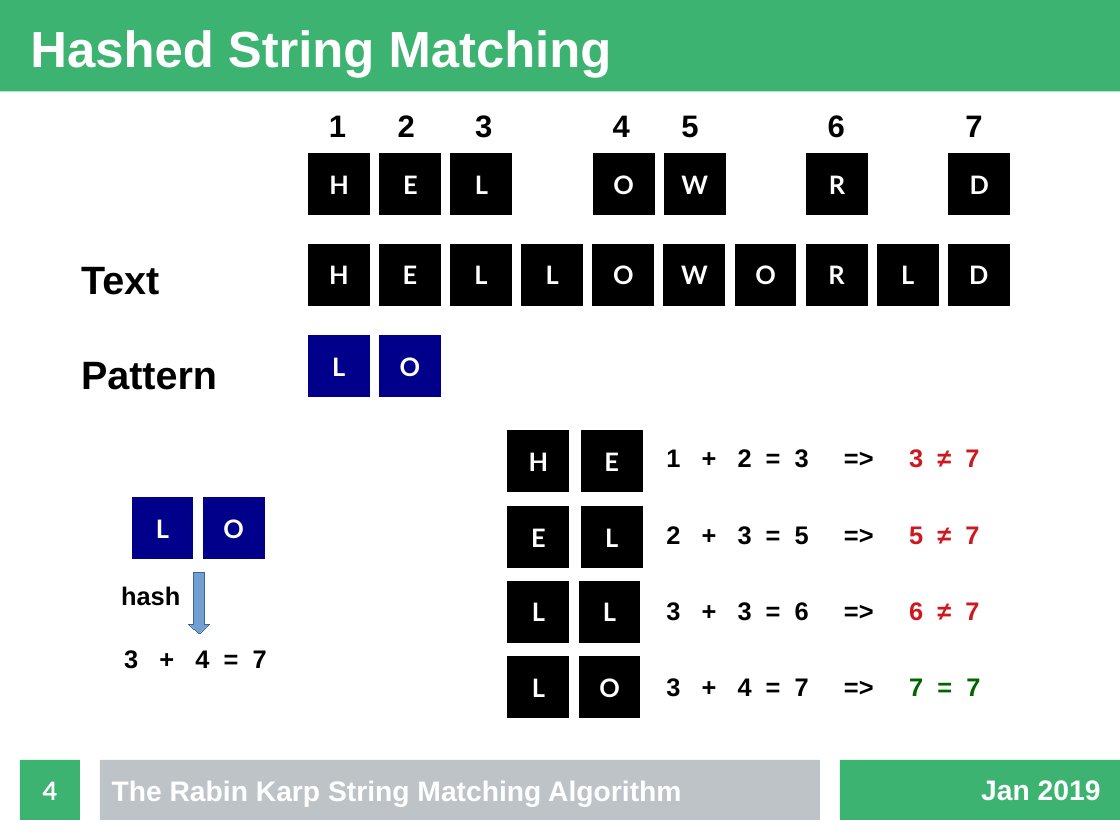
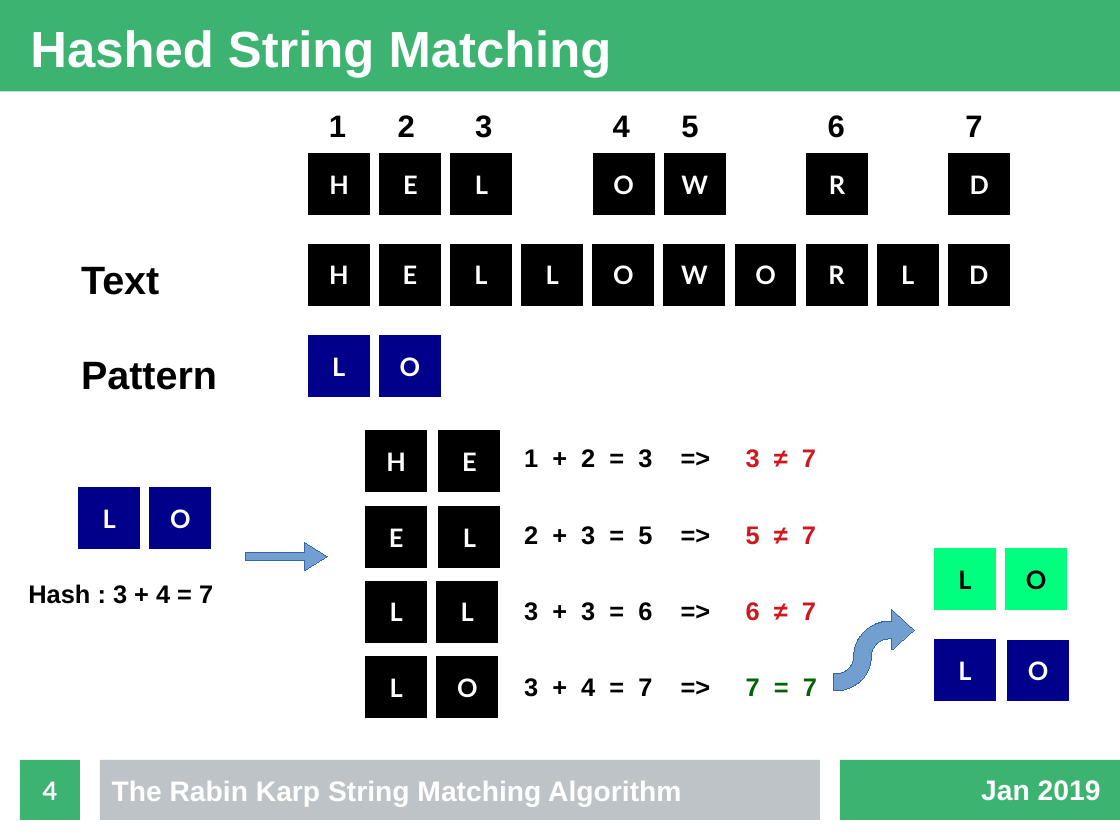
Before and after one commit to fennecinspace/Rabin-Karp, a slide deck: slide 4 of presentation/presentation.odp. Drawn at 1120x840 pixels with LibreOffice and Linux fonts; fonts in the diff are those of the drawing. Boxes give left, top, right and bottom in pixels: in the first picture for what was removed or moved away, otherwise in the second. Text is boxed around its words. In the diff, an @@ line names an element or a change of style, - is before the commit and + after.

```diff
--- a/presentation/presentation.odp
+++ b/presentation/presentation.odp
@@ rectangle "L": place and size @@
-rectangle "L" at <box>132,498,193,559</box>
+rectangle "L" at <box>79,488,140,549</box>
@@ rectangle "O": place and size @@
-rectangle "O" at <box>203,498,264,559</box>
+rectangle "O" at <box>150,488,211,549</box>
@@ 5 rectangles: place and size @@
-5 rectangles at <box>508,431,642,718</box>
+5 rectangles at <box>366,431,500,718</box>
@@ right arrow added at <box>246,543,327,571</box>, fill #729FCF, outline #3465A4 0 pt @@
@@ rectangle added at <box>935,549,996,610</box>, fill #00FF7F, outline #00FF7F 0 pt, 18 pt, text #000000, bold @@
+L
@@ rectangle added at <box>1006,549,1067,610</box>, fill #00FF7F, outline #00FF7F 0 pt, 18 pt, text #000000, bold @@
+O
@@ text at <box>28,584,213,604</box>: text changed @@
-3 + 4 = 7
+Hash : 3 + 4 = 7
@@ text removed at <box>121,586,180,606</box> @@
-hash
@@ down arrow removed at <box>189,573,209,634</box> @@
@@ rectangle "L": place and size @@
-rectangle "L" at <box>508,657,569,718</box>
+rectangle "L" at <box>366,581,427,642</box>
@@ rectangle "L": place and size @@
-rectangle "L" at <box>508,581,569,642</box>
+rectangle "L" at <box>437,581,498,642</box>
@@ 4 texts: place and size @@
-4 texts at <box>666,449,980,697</box>
+4 texts at <box>524,449,817,697</box>
@@ freeform shape added at <box>833,610,915,691</box>, fill #729FCF, outline #3465A4 0 pt @@
@@ rectangle "L": place and size @@
-rectangle "L" at <box>579,581,640,642</box>
+rectangle "L" at <box>366,657,427,718</box>
@@ rectangle added at <box>935,639,996,700</box>, fill #00008B, outline #00008B 0 pt, 18 pt, text #FFFFFF, bold @@
+L
@@ rectangle added at <box>1008,640,1069,701</box>, fill #00008B, outline #00008B 0 pt, 18 pt, text #FFFFFF, bold @@
+O
```
Also in this commit, not shown: 6 other files.
